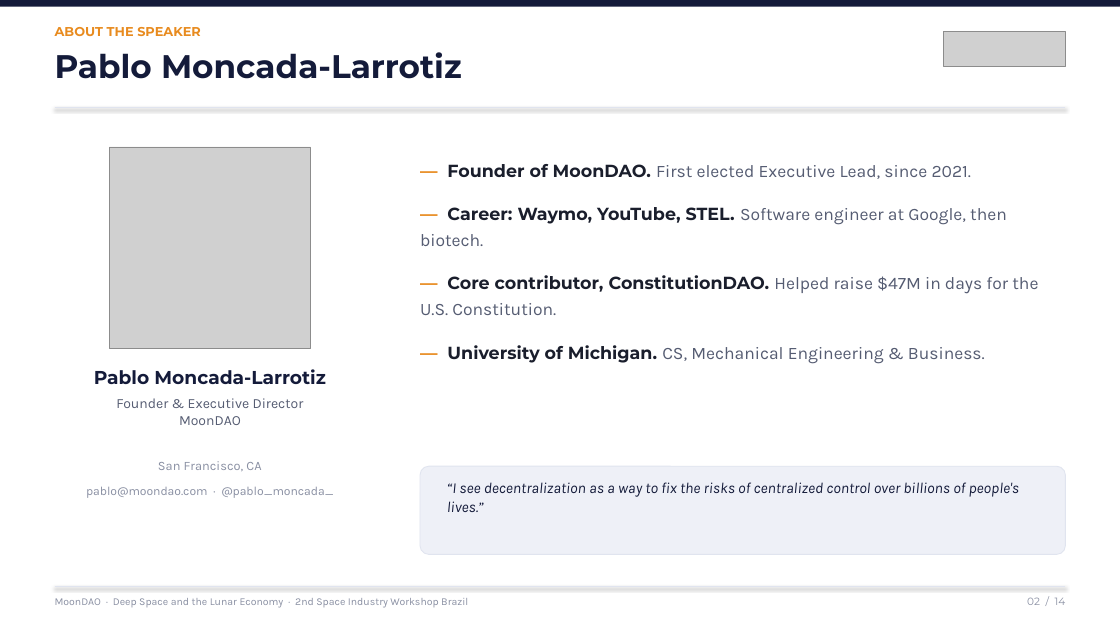
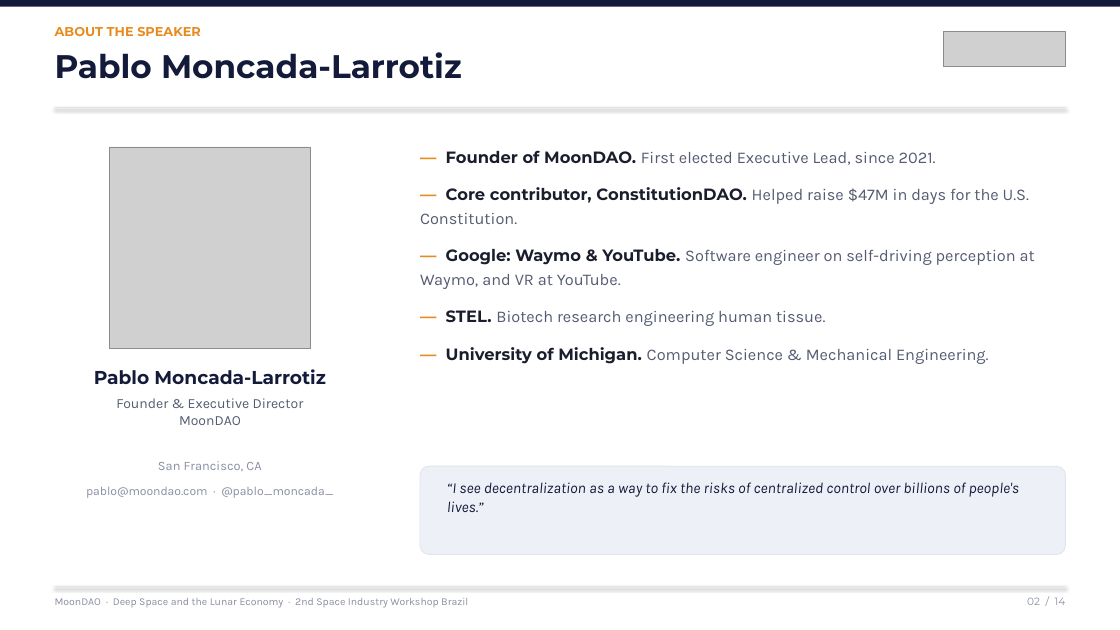
Before and after one commit to Official-MoonDao/MoonDAO, a slide deck: slide 2 of presentations/rio-innovation-week-2026/dist/MoonDAO_Rio_Innovation_Week.pptx. Drawn at 1120x630 pixels with LibreOffice and Linux fonts; fonts in the diff are those of the drawing; grey boxes stand for pictures. Boxes give left, top, right and bottom in pixels: in the first picture for what was removed or moved away, otherwise in the second. Text is boxed around its words. In the diff, an @@ line names an element or a change of style, - is before the commit and + after.

```diff
--- a/presentations/rio-innovation-week-2026/dist/MoonDAO_Rio_Innovation_Week.pptx
+++ b/presentations/rio-innovation-week-2026/dist/MoonDAO_Rio_Innovation_Week.pptx
@@ text "— Founder of MoonDAO. First ...": place and size @@
-text "— Founder of MoonDAO. First ..." at <box>420,164,1038,364</box>
+text "— Founder of MoonDAO. First ..." at <box>420,150,1035,364</box>
@@ text at <box>420,150,1029,224</box>: size 15 to 14 pt in "— Founder of MoonDAO. First elected Executive ...", "— Core contributor, ConstitutionDAO. Helped raise $47M ..."; less space between paragraphs @@
@@ text at <box>420,207,1007,246</box>: paragraph removed @@
-— Career: Waymo, YouTube, STEL. Software engineer at Google, then biotech.
@@ text at <box>420,249,1035,364</box>: text changed; size 15 to 14 pt @@
-— University of Michigan. CS, Mechanical Engineering & Business.
+— Google: Waymo & YouTube. Software engineer on self-driving perception at Waymo, and VR at YouTube.
+— STEL. Biotech research engineering human tissue.
+— University of Michigan. Computer Science & Mechanical Engineering.
```
Also in this commit, not shown: 8 other slides changed, 4 other files.
